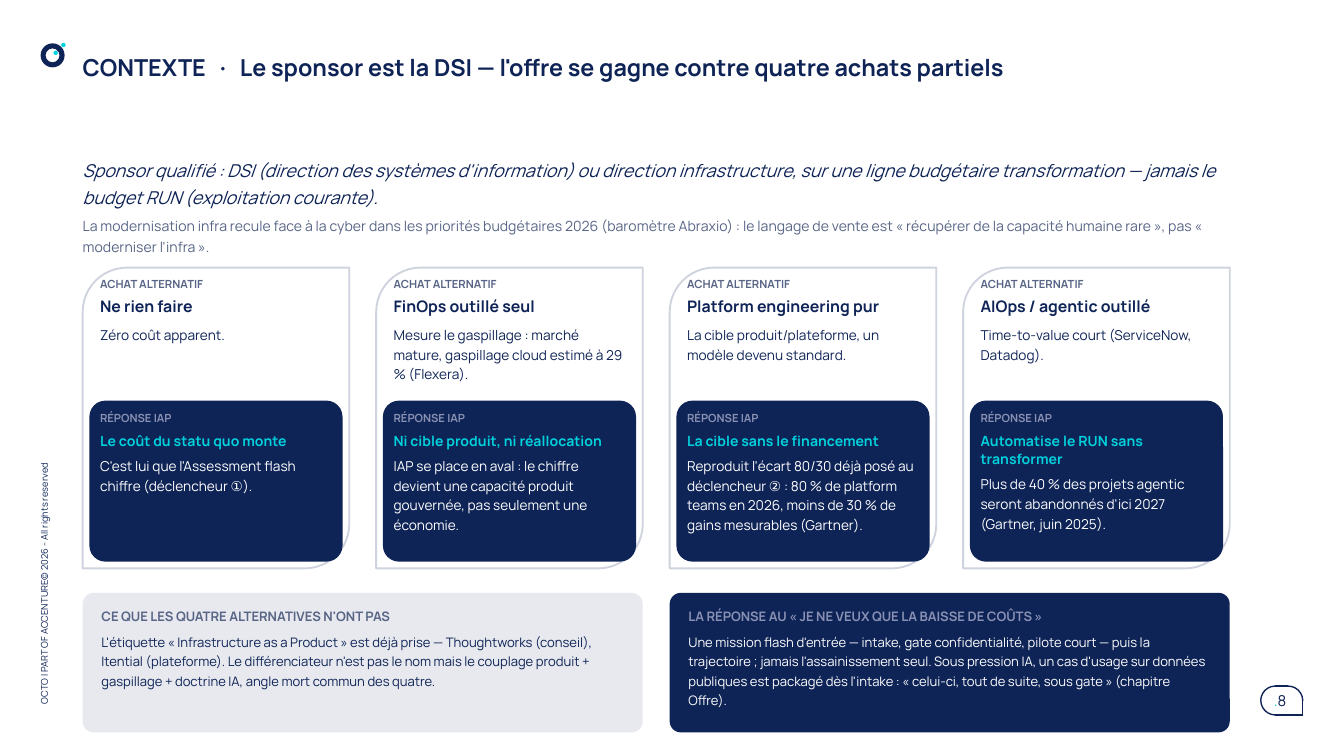
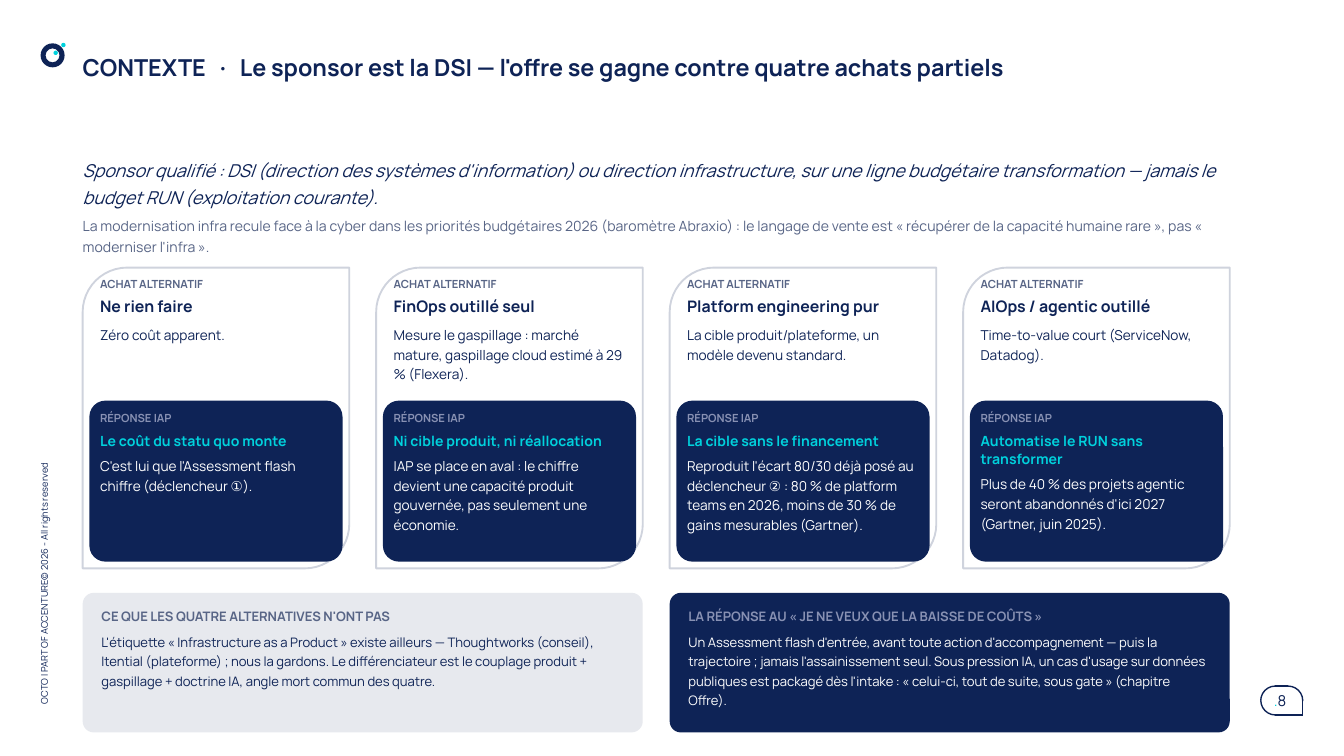
Before and after one commit to claudecamus-dot/Vscode3, a slide deck: slide 8 of docs/cadrage-ppt/bmad-iap-cadrage-synthese.pptx. Drawn at 1344x756 pixels with LibreOffice and Linux fonts; fonts in the diff are those of the drawing. Boxes give left, top, right and bottom in pixels: in the first picture for what was removed or moved away, otherwise in the second. Text is boxed around its words. In the diff, an @@ line names an element or a change of style, - is before the commit and + after.

```diff
--- a/docs/cadrage-ppt/bmad-iap-cadrage-synthese.pptx
+++ b/docs/cadrage-ppt/bmad-iap-cadrage-synthese.pptx
@@ text at [101, 636, 594, 690]: text changed @@
-L'étiquette « Infrastructure as a Product » est déjà prise — Thoughtworks (conseil), Itential (plateforme). Le différenciateur n'est pas le nom mais le couplage produit + gaspillage + doctrine IA, angle mort commun des quatre.
+L'étiquette « Infrastructure as a Product » existe ailleurs — Thoughtworks (conseil), Itential (plateforme) ; nous la gardons. Le différenciateur est le couplage produit + gaspillage + doctrine IA, angle mort commun des quatre.
@@ text at [688, 637, 1206, 707]: text changed @@
-Une mission flash d'entrée — intake, gate confidentialité, pilote court — puis la trajectoire ; jamais l'assainissement seul. Sous pression IA, un cas d'usage sur données publiques est packagé dès l'intake : « celui-ci, tout de suite, sous gate » (chapitre Offre).
+Un Assessment flash d'entrée, avant toute action d'accompagnement — puis la trajectoire ; jamais l'assainissement seul. Sous pression IA, un cas d'usage sur données publiques est packagé dès l'intake : « celui-ci, tout de suite, sous gate » (chapitre Offre).
```
Also in this commit, not shown: 4 other slides changed, 1 slide added, 5 slides removed, 3 other files.
